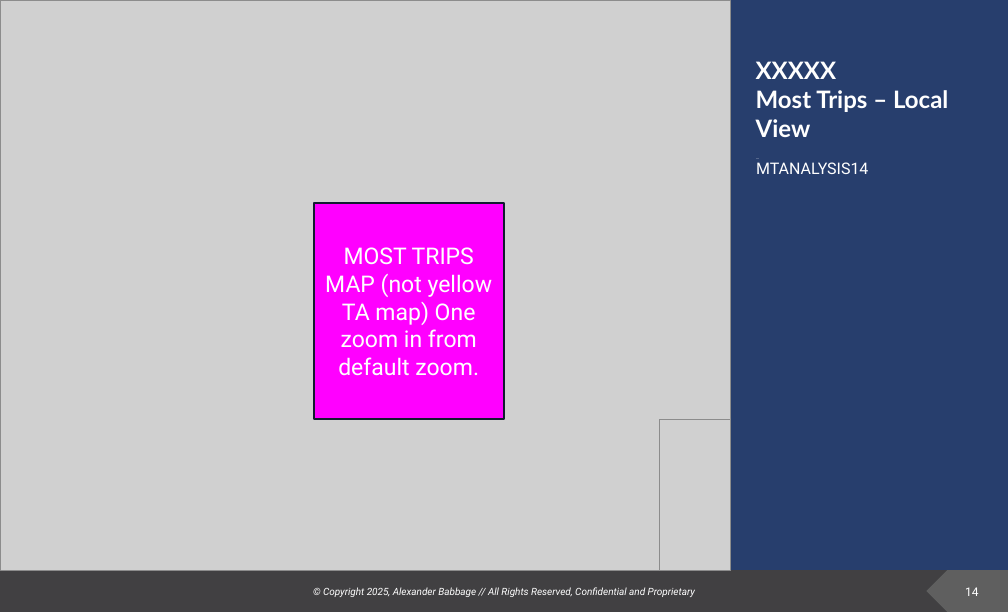
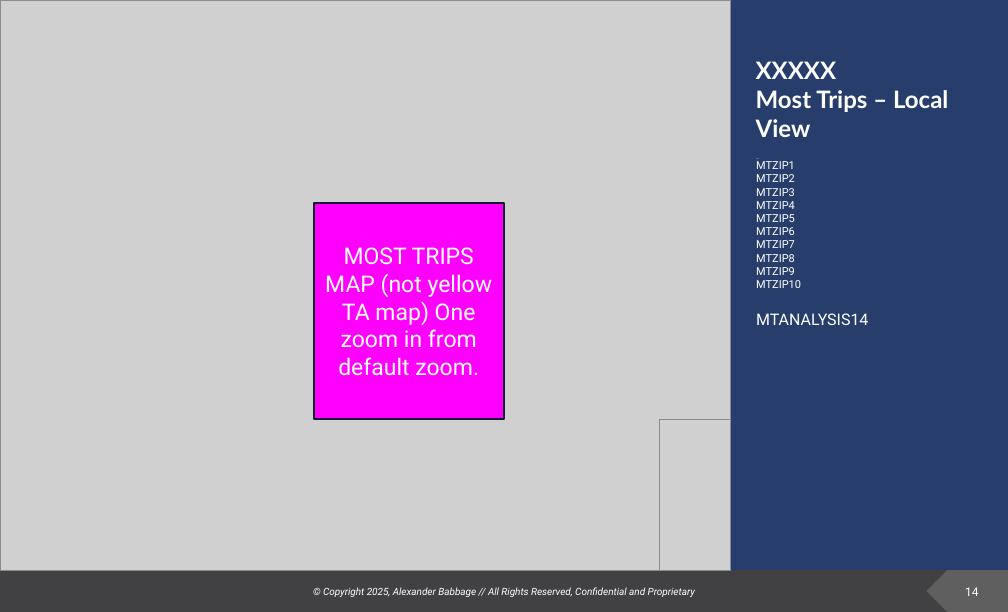
Before and after one commit to deeemdeeem/tt-report-automation, a slide deck: slide 14 of TT_report.pptx. Drawn at 1008x612 pixels with LibreOffice and Linux fonts; fonts in the diff are those of the drawing; grey boxes stand for pictures; background and template pictures are left out. Boxes give left, top, right and bottom in pixels: in the first picture for what was removed or moved away, otherwise in the second. Text is boxed around its words. In the diff, an @@ line names an element or a change of style, - is before the commit and + after.

```diff
--- a/TT_report.pptx
+++ b/TT_report.pptx
@@ text at (756,161,801,288): paragraphs added @@
+MTZIP1
+MTZIP2
+MTZIP3
+MTZIP4
+MTZIP5
+MTZIP6
+MTZIP7
+MTZIP8
+MTZIP9
+MTZIP10
```
Also in this commit, not shown: 2 other files.
